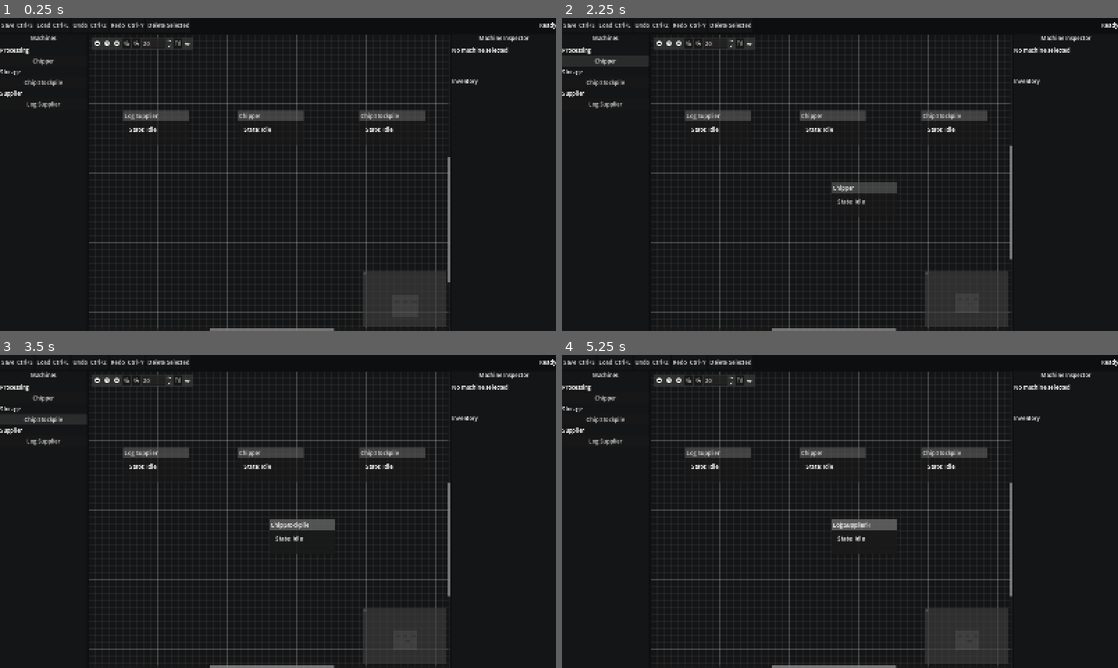
Above: before the commit, frames 1-4 (two rows, left to right).
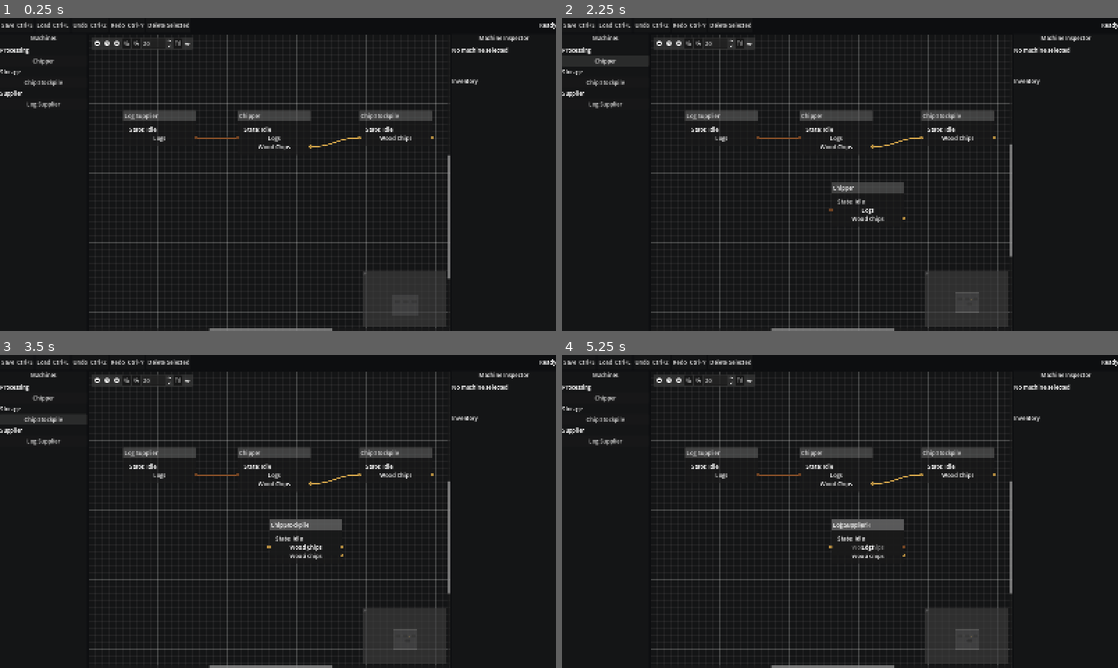
Above: after the commit, the same moments.

Repository: Poru-IndFlow/IndustrialFlow
Game: Godot game, scene res://scenes/main.tscn
Two runs of this game, one before a commit and one after it. Both use one fixed random seed, a clock stepped at 60 frames per second and the inputs below.
Inputs (mouse positions are in pixels of both pictures, inside the frame that each line leads up to):
- Up to frame 1 (0.25 s): no input
- Up to frame 2 (2.25 s): click "Undo Ctrl+Z" at 0.5 s; click "Redo Ctrl+Y" at 1.25 s; click "Chipper" at 2 s
- Up to frame 3 (3.5 s): click "Chip Stockpile" at 2.75 s
- Up to frame 4 (5.25 s): click "Log Supplier" at 3.5 s; click (662, 380) at 4.25 s; click (678, 380) at 5 s

The runs differ from the first frame. In frame 1, 0.4% of the frame differs, in the area x 27-81%, y 29-100%; in frame 2, 0.6%; in frame 3, 0.6%; in frame 4, 0.6%.

Commit message:
Display material connections in factory graph

Diff:
--- a/scripts/ui/factory_graph.gd
+++ b/scripts/ui/factory_graph.gd
@@ -5,13 +5,13 @@
 
 
 var factory: FactoryModel
+var input_ports: Dictionary = {}
+var output_ports: Dictionary = {}
 
 
 func bind_factory(new_factory: FactoryModel) -> void:
 	if factory != null:
-		var old_callback := Callable(self, "_on_machine_added")
-		if factory.event_bus.machine_added.is_connected(old_callback):
-			factory.event_bus.machine_added.disconnect(old_callback)
+		_disconnect_factory_signals()
 
 	factory = new_factory
 	clear_graph()
@@ -20,10 +20,14 @@
 		return
 
 	factory.event_bus.machine_added.connect(_on_machine_added)
+	factory.event_bus.connection_added.connect(_on_connection_added)
+	factory.event_bus.connection_removed.connect(_on_connection_removed)
 
 	for value: Variant in factory.machines.values():
 		add_machine_node(value as MachineModel)
 
+	_rebuild_connections()
+
 
 func request_machine(definition_id: String) -> void:
 	if factory == null:
@@ -37,6 +41,10 @@
 
 
 func clear_graph() -> void:
+	clear_connections()
+	input_ports.clear()
+	output_ports.clear()
+
 	for child: Node in get_children():
 		if child is GraphNode:
 			child.queue_free()
@@ -47,12 +55,59 @@
 	node.name = machine.instance_id
 	node.title = machine.display_name
 	node.position_offset = machine.graph_position
-	node.custom_minimum_size = Vector2(190, 100)
+	node.custom_minimum_size = Vector2(210, 100)
 
 	var state_label := Label.new()
 	state_label.text = "State: %s" % _state_text(machine.state)
 	node.add_child(state_label)
 
+	var resources := _get_machine_resources(machine)
+	var input_port := 0
+	var output_port := 0
+	var row := 1
+
+	for resource_id: String in resources:
+		var accepts := _has_resource(
+			machine.definition.get("inputs", []),
+			resource_id
+		)
+		var produces := _has_resource(
+			machine.definition.get("outputs", []),
+			resource_id
+		)
+
+		var resource_label := Label.new()
+		resource_label.text = resource_id.replace("_", " ").capitalize()
+		resource_label.horizontal_alignment = (
+			HORIZONTAL_ALIGNMENT_CENTER
+		)
+		node.add_child(resource_label)
+
+		var color := _resource_color(resource_id)
+		node.set_slot(
+			row,
+			accepts,
+			0,
+			color,
+			produces,
+			0,
+			color
+		)
+
+		if accepts:
+			input_ports[_port_key(machine.instance_id, resource_id)] = (
+				input_port
+			)
+			input_port += 1
+
+		if produces:
+			output_ports[_port_key(machine.instance_id, resource_id)] = (
+				output_port
+			)
+			output_port += 1
+
+		row += 1
+
 	node.node_selected.connect(
 		_on_graph_node_selected.bind(machine)
 	)
@@ -63,8 +118,102 @@
 	add_child(node)
 
 
+func _get_machine_resources(machine: MachineModel) -> Array[String]:
+	var result: Array[String] = []
+
+	for section_name: String in ["inputs", "outputs"]:
+		var entries: Array = machine.definition.get(section_name, [])
+
+		for entry: Variant in entries:
+			var resource_id := str(
+				(entry as Dictionary).get("resource", "")
+			)
+
+			if not resource_id.is_empty() and not result.has(resource_id):
+				result.append(resource_id)
+
+	result.sort()
+	return result
+
+
+func _has_resource(entries: Array, resource_id: String) -> bool:
+	for entry: Variant in entries:
+		if str((entry as Dictionary).get("resource", "")) == resource_id:
+			return true
+
+	return false
+
+
+func _rebuild_connections() -> void:
+	clear_connections()
+
+	if factory == null:
+		return
+
+	for connection: ConnectionModel in factory.connections:
+		_draw_connection(connection)
+
+
+func _draw_connection(connection: ConnectionModel) -> void:
+	var from_key := _port_key(
+		connection.from_machine.instance_id,
+		connection.resource_id
+	)
+	var to_key := _port_key(
+		connection.to_machine.instance_id,
+		connection.resource_id
+	)
+
+	if not output_ports.has(from_key) or not input_ports.has(to_key):
+		return
+
+	connect_node(
+		connection.from_machine.instance_id,
+		int(output_ports[from_key]),
+		connection.to_machine.instance_id,
+		int(input_ports[to_key])
+	)
+
+
+func _port_key(machine_id: String, resource_id: String) -> String:
+	return "%s:%s" % [machine_id, resource_id]
+
+
+func _resource_color(resource_id: String) -> Color:
+	match resource_id:
+		"logs":
+			return Color(0.55, 0.32, 0.16)
+		"wood_chips":
+			return Color(0.86, 0.67, 0.30)
+		_:
+			return Color(0.65, 0.75, 0.85)
+
+
+func _disconnect_factory_signals() -> void:
+	var machine_callback := Callable(self, "_on_machine_added")
+	var added_callback := Callable(self, "_on_connection_added")
+	var removed_callback := Callable(self, "_on_connection_removed")
+
+	if factory.event_bus.machine_added.is_connected(machine_callback):
+		factory.event_bus.machine_added.disconnect(machine_callback)
+
+	if factory.event_bus.connection_added.is_connected(added_callback):
+		factory.event_bus.connection_added.disconnect(added_callback)
+
+	if factory.event_bus.connection_removed.is_connected(removed_callback):
+		factory.event_bus.connection_removed.disconnect(removed_callback)
+
+
 func _on_machine_added(machine: MachineModel) -> void:
 	add_machine_node(machine)
+
+
+func _on_connection_added(connection: ConnectionModel) -> void:
+	_draw_connection(connection)
+
+
+func _on_connection_removed(_connection: ConnectionModel) -> void:
+	_rebuild_connections()
 
 
 func _on_graph_node_selected(machine: MachineModel) -> void:
